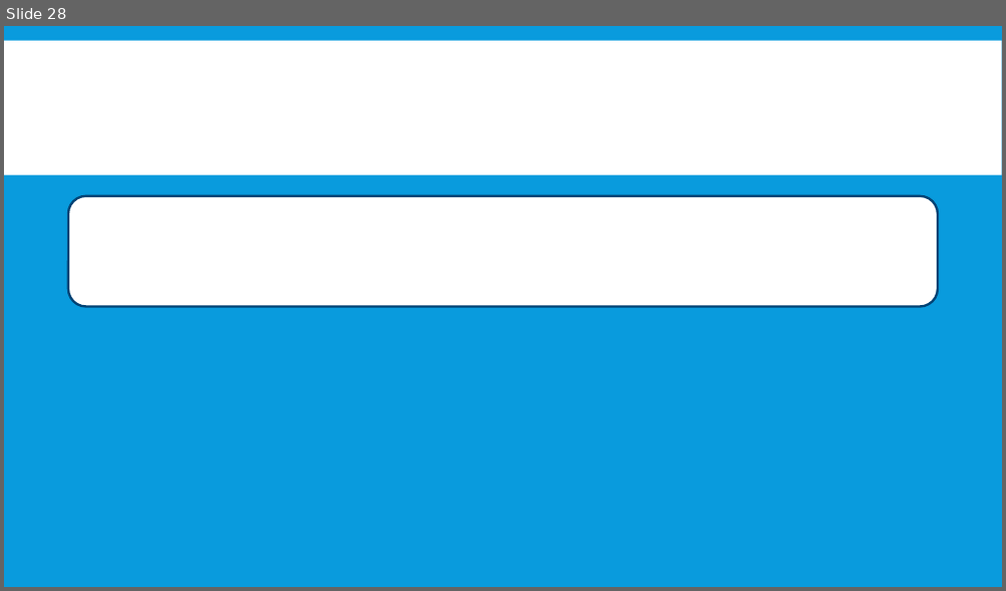
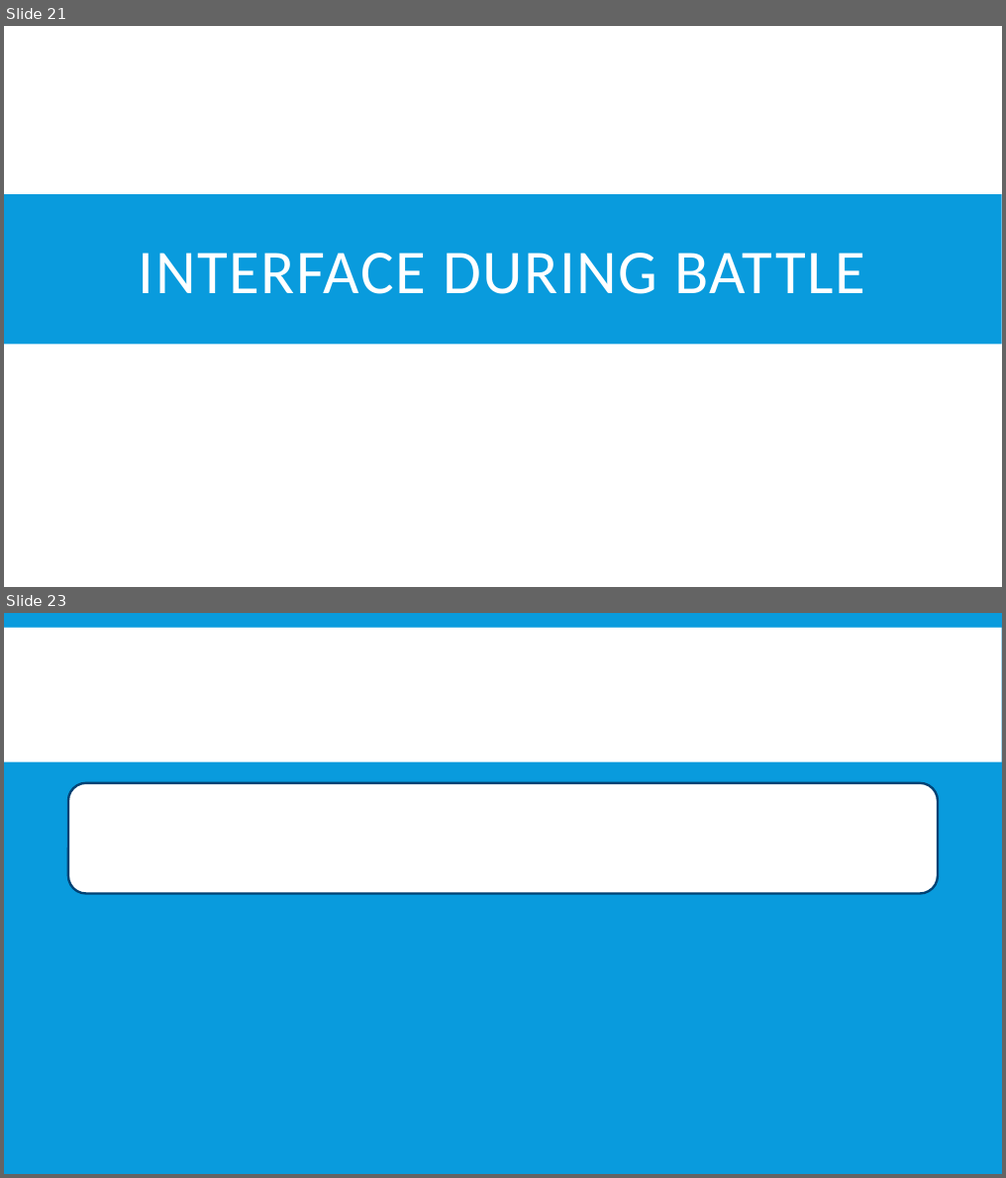
Before and after one commit to FlightControl-Master/MOOSE, a slide deck: Moose Training/Presentations/DCS World - MOOSE - Detection - Part 1 - Explanation.pptx. Shown one above the other, each under a label of ours: slide 28 before the commit, slides 21 and 23 after it; the slides between them are not shown. The pictures are 1006x591 and 1006x1178 pixels, drawn with LibreOffice and Linux fonts; fonts in the diff are those of the drawing; background and template pictures are left out. Boxes give left, top, right and bottom in pixels: in the first picture for what was removed or moved away, otherwise in the second. Text is boxed around its words. In the diff, an @@ line names an element or a change of style, - is before the commit and + after.

```diff
--- a/Moose Training/Presentations/DCS World - MOOSE - Detection - Part 1 - Explanation.pptx
+++ b/Moose Training/Presentations/DCS World - MOOSE - Detection - Part 1 - Explanation.pptx
@@ slide 21 added at box(4, 26, 1002, 587), background #FFFFFF @@
@@ rectangle added at box(4, 194, 1002, 344), fill #099BDD @@
@@ title added at box(139, 253, 865, 294), 60 pt, text #FFFFFF @@
+INTERFACE DURING BATTLE
@@ what was slide 28 is now slide 23 @@
```
Also in this commit, not shown: 17 slides changed, 2 other slides added, 8 slides removed, 1 other file.
